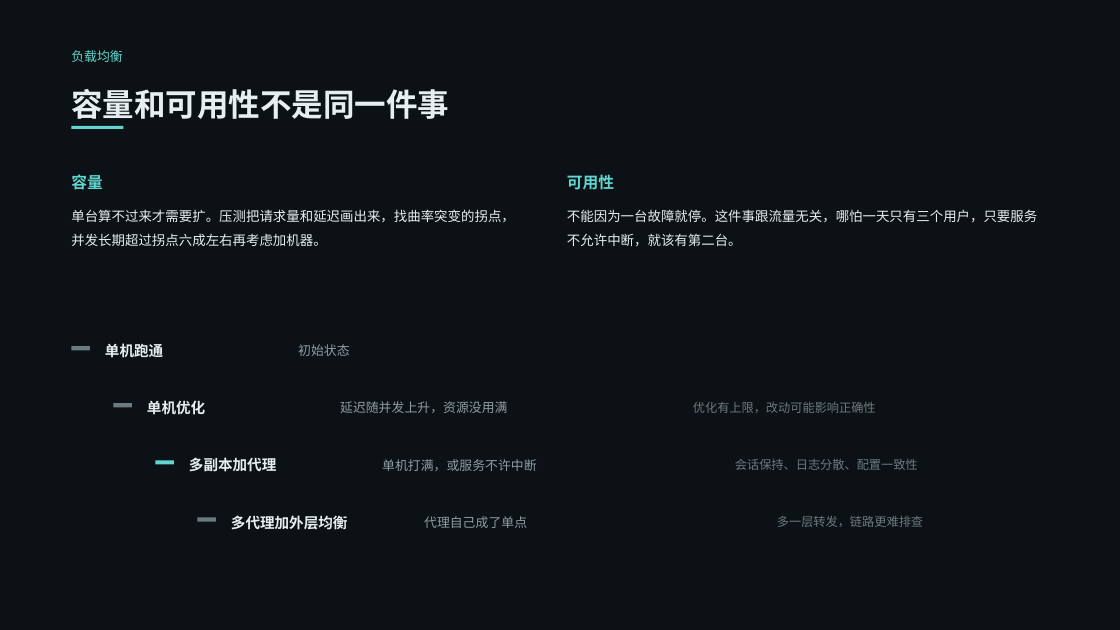
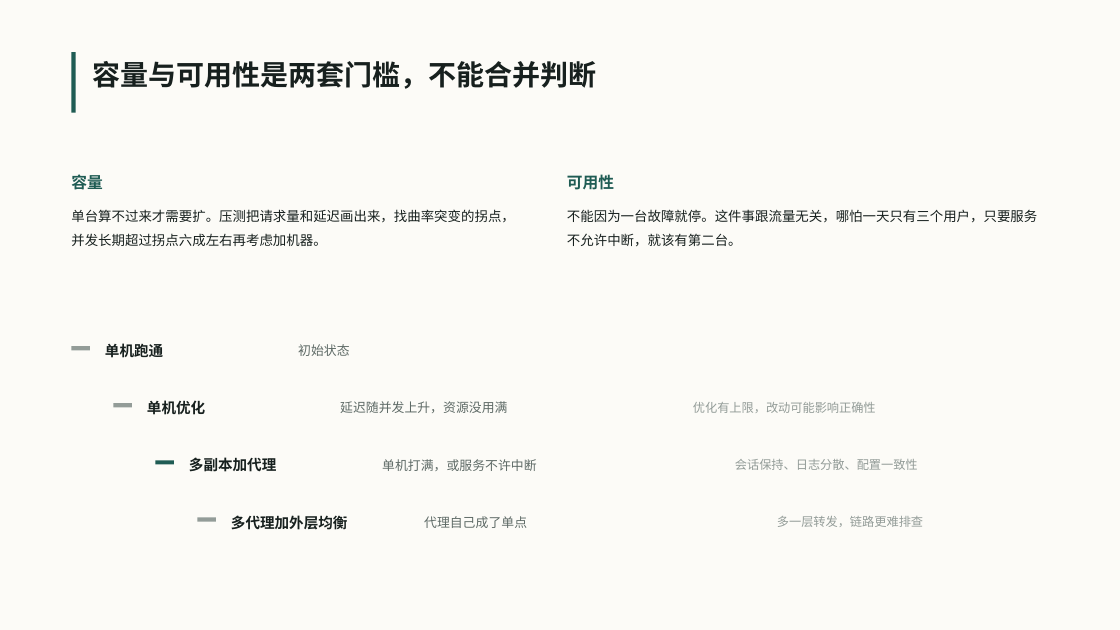
Before and after one commit to VesselPaper/symbiont, a slide deck: slide 13 of share/技术分享-应用代理与负载均衡.pptx. Drawn at 1120x630 pixels with LibreOffice and Linux fonts; fonts in the diff are those of the drawing. Boxes give left, top, right and bottom in pixels: in the first picture for what was removed or moved away, otherwise in the second. Text is boxed around its words. In the diff, an @@ line names an element or a change of style, - is before the commit and + after.

```diff
--- a/share/技术分享-应用代理与负载均衡.pptx
+++ b/share/技术分享-应用代理与负载均衡.pptx
@@ rectangle at bbox=[0, 0, 1120, 630]: fill #0B1114 to #FCFBF7 @@
@@ text removed at bbox=[71, 50, 122, 62] @@
-负载均衡
@@ rectangle added at bbox=[71, 52, 76, 113], fill #1F5C54 @@
@@ text at bbox=[92, 61, 596, 89]: text changed; size 27 to 24 pt; text colour #E6EEEF to #17201E @@
-容量和可用性不是同一件事
+容量与可用性是两套门槛，不能合并判断
@@ rectangle removed at bbox=[71, 126, 124, 129] @@
@@ text "容量" at bbox=[71, 174, 102, 190]: text colour #5FD6D0 to #1F5C54 @@
@@ text "可用性" at bbox=[567, 174, 614, 190]: text colour #5FD6D0 to #1F5C54 @@
@@ rectangle at bbox=[155, 460, 174, 465]: fill #5FD6D0 to #1F5C54 @@
@@ text colour #E6EEEF to #17201E in 6 elements at bbox=[71, 209, 514, 246], bbox=[567, 209, 1037, 246], bbox=[105, 343, 163, 357], bbox=[147, 400, 205, 415], bbox=[189, 457, 276, 472], bbox=[231, 515, 348, 530] @@
@@ text colour #8E9EA2 to #5E6A66 in 4 elements at bbox=[298, 344, 349, 356], bbox=[340, 401, 507, 413], bbox=[382, 459, 536, 471], bbox=[424, 516, 527, 528] @@
@@ text colour #6B7A7E to #939C98 in 3 elements at bbox=[693, 402, 876, 413], bbox=[735, 459, 918, 470], bbox=[777, 516, 923, 527] @@
@@ fill #6B7A7E to #939C98 in 3 elements at bbox=[71, 346, 90, 350], bbox=[113, 403, 132, 408], bbox=[197, 518, 216, 522] @@
```
Also in this commit, not shown: 15 other slides changed, 4 slides added, 4 slides removed, 1 other file.
